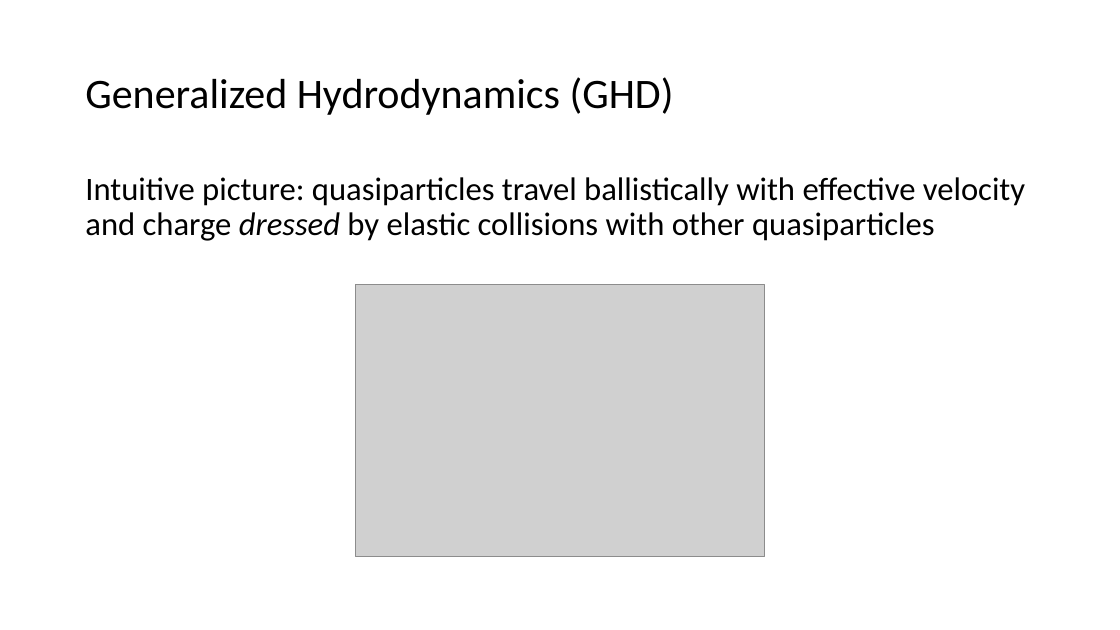
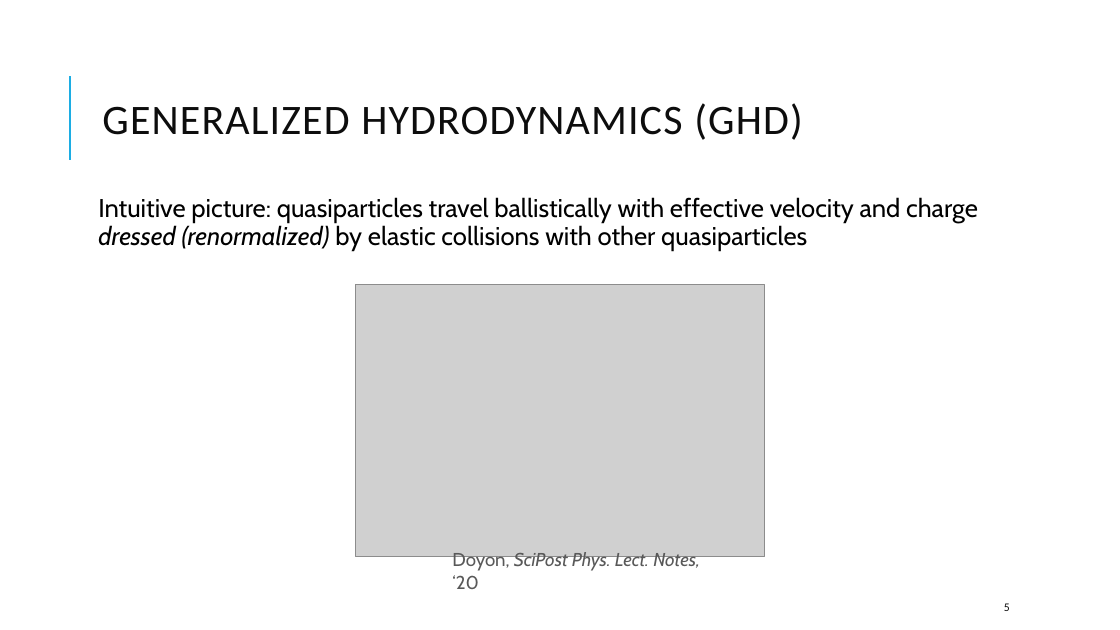
Before and after one commit to kwang0/KPZ-Project, a slide deck: slide 5 of EPiQS Presentation.pptx. Drawn at 1120x630 pixels with LibreOffice and Linux fonts; fonts in the diff are those of the drawing; grey boxes stand for pictures. Boxes give left, top, right and bottom in pixels: in the first picture for what was removed or moved away, otherwise in the second. Text is boxed around its words. In the diff, an @@ line names an element or a change of style, - is before the commit and + after.

```diff
--- a/EPiQS Presentation.pptx
+++ b/EPiQS Presentation.pptx
@@ line added from (70, 160) to (70, 76), #1CADE4 1.5 pt @@
@@ title at <box>102,103,802,140</box>: text changed; text colour #000000 to #0D0D0D @@
-Generalized Hydrodynamics (GHD)
+GENERALIZED HYDRODYNAMICS (GHD)
@@ text at <box>98,197,978,251</box>: text changed; size 28 to 22 pt; font Calibri to Cabin @@
-Intuitive picture: quasiparticles travel ballistically with effective velocity and charge dressed by elastic collisions with other quasiparticles
+Intuitive picture: quasiparticles travel ballistically with effective velocity and charge dressed (renormalized) by elastic collisions with other quasiparticles
@@ text added at <box>452,552,700,589</box>, 16 pt, text #595959, italic @@
+Doyon, SciPost Phys. Lect. Notes, ‘20
@@ page number added at <box>1004,603,1010,611</box>, 10 pt, text #0D0D0D @@
+5
```
Also in this commit, not shown: 18 other slides changed, 3 slides added, 1 slide removed, 12 other files.
